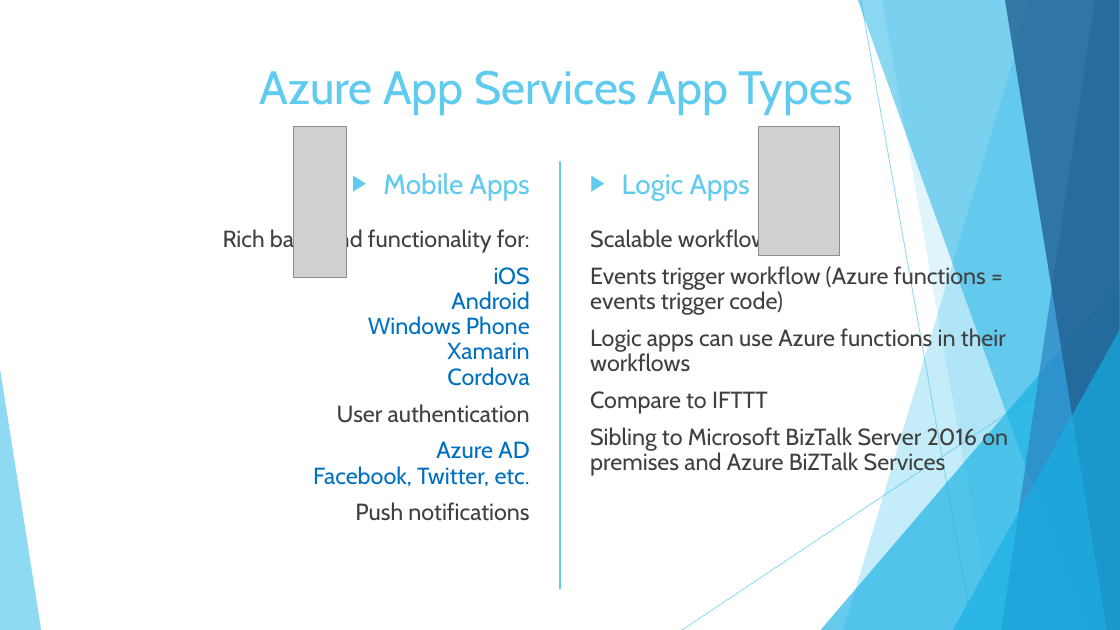
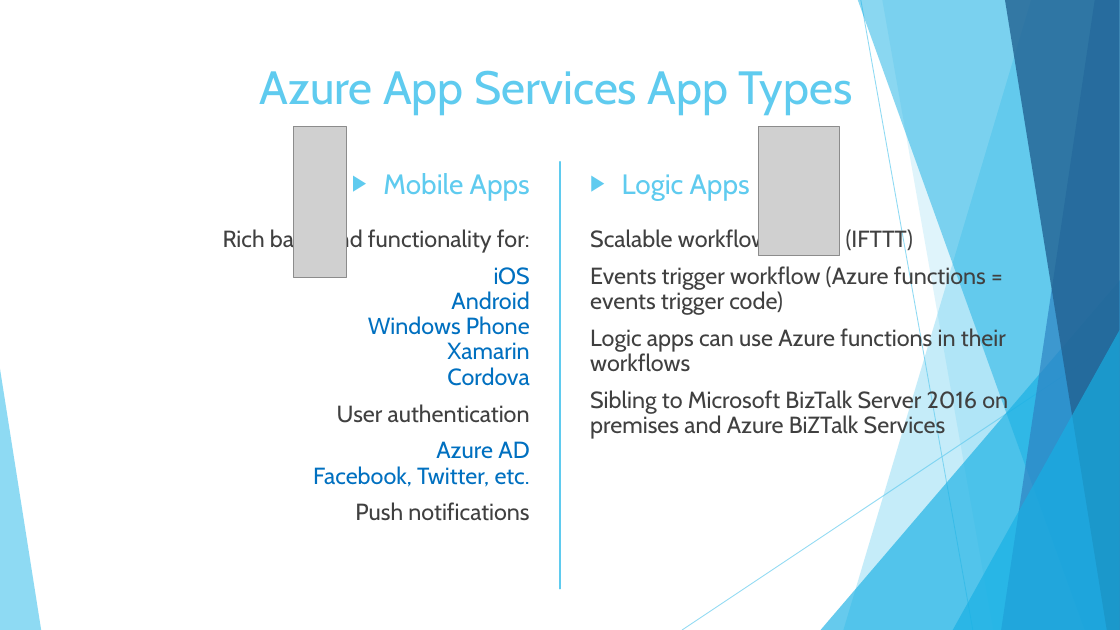
Before and after one commit to timothywarner/webapp, a slide deck: slide 8 of warner-manage-azure-webapps.pptx. Drawn at 1120x630 pixels with LibreOffice and Linux fonts; fonts in the diff are those of the drawing; grey boxes stand for pictures. Boxes give left, top, right and bottom in pixels: in the first picture for what was removed or moved away, otherwise in the second. Text is boxed around its words. In the diff, an @@ line names an element or a change of style, - is before the commit and + after.

```diff
--- a/warner-manage-azure-webapps.pptx
+++ b/warner-manage-azure-webapps.pptx
@@ text at (x1=590, y1=227, x2=914, y2=253): text changed @@
-Scalable workflow engine
+Scalable workflow engine (IFTTT)
@@ text at (x1=590, y1=391, x2=768, y2=414): paragraph removed @@
-Compare to IFTTT
```
Also in this commit, not shown: 1 other slide changed, 2 slides added, 1 slide removed, 2 other files.
